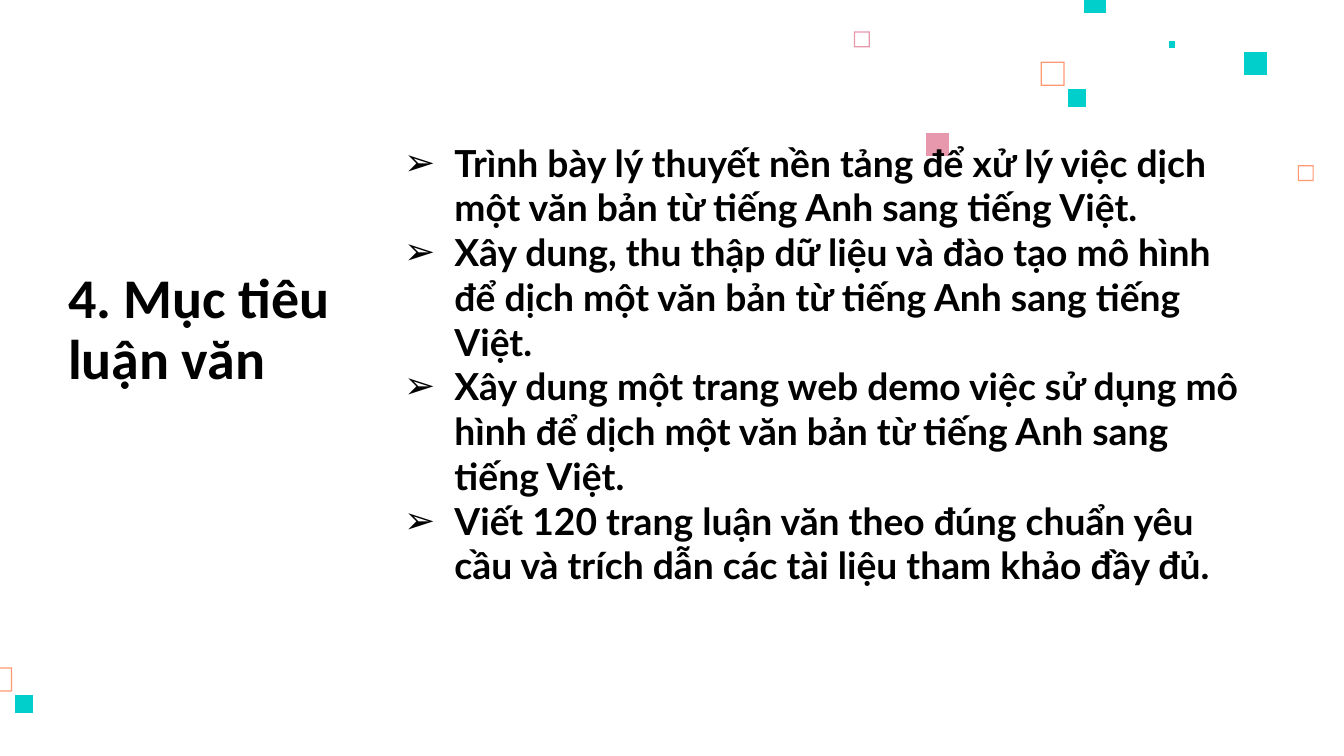
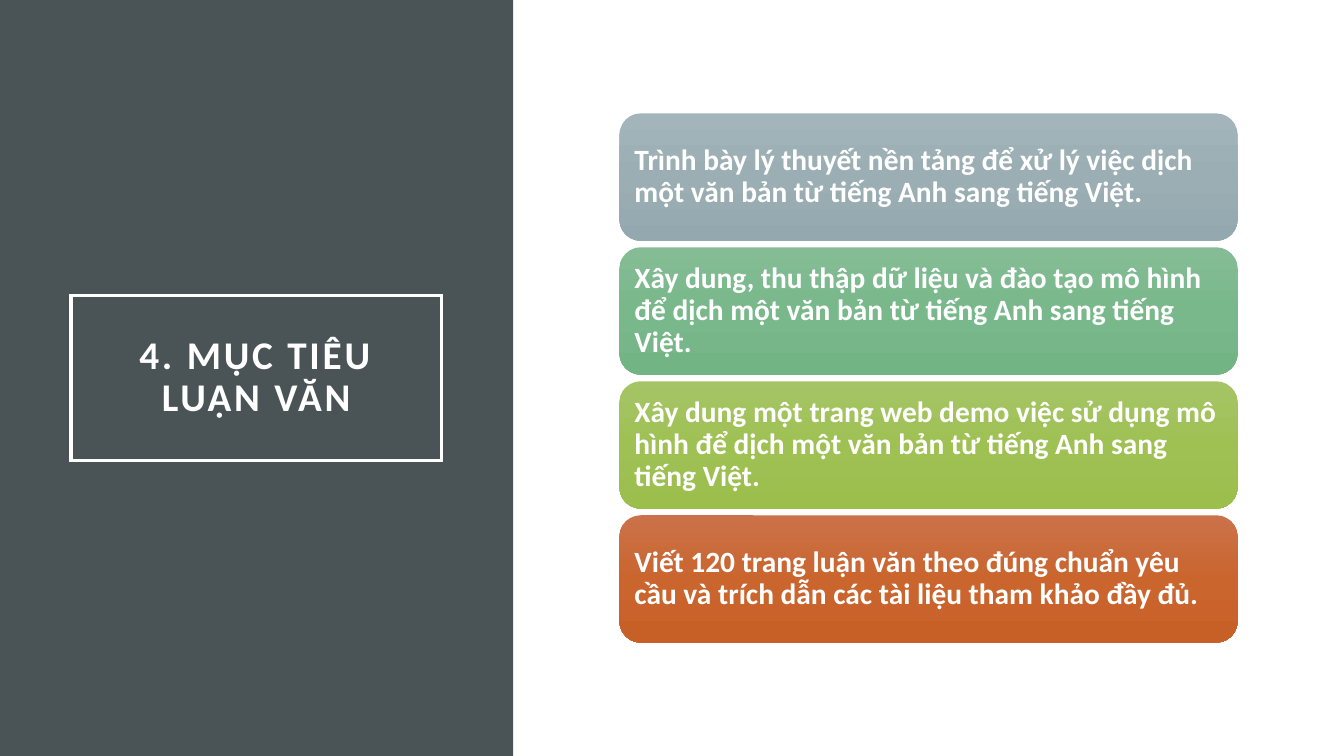
Before and after one commit to nmtri1912/kltn, a slide deck: slide 9 of Tài liệu/Presentation.pptx. Drawn at 1344x756 pixels with LibreOffice and Linux fonts; fonts in the diff are those of the drawing. Boxes give left, top, right and bottom in pixels: in the first picture for what was removed or moved away, otherwise in the second. Text is boxed around its words. In the diff, an @@ line names an element or a change of style, - is before the commit and + after.

Commit message:
update slide

```diff
--- a/Tài liệu/Presentation.pptx
+++ b/Tài liệu/Presentation.pptx
@@ rectangle added at [0,0,513,756], fill #4A5356 @@
@@ freeform shape removed at [1084,0,1107,13] @@
@@ freeform shape removed at [854,31,870,47] @@
@@ freeform shape removed at [1170,41,1177,47] @@
@@ freeform shape removed at [1244,52,1267,76] @@
@@ freeform shape removed at [1041,62,1065,86] @@
@@ freeform shape removed at [1068,90,1086,108] @@
@@ text removed at [454,144,1239,586] @@
-➢ Trình bày lý thuyết nền tảng để xử lý việc dịch một văn bản từ tiếng Anh sang tiếng Việt.
-➢ Xây dung, thu thập dữ liệu và đào tạo mô hình để dịch một văn bản từ tiếng Anh sang tiếng Việt.
-➢ Xây dung một trang web demo việc sử dụng mô hình để dịch một văn bản từ tiếng Anh sang tiếng Việt.
-➢ Viết 120 trang luận văn theo đúng chuẩn yêu cầu và trích dẫn các tài liệu tham khảo đầy đủ.
@@ freeform shape removed at [926,133,949,156] @@
@@ freeform shape removed at [1299,165,1315,181] @@
@@ title "4. MỤC TIÊU LUẬN VĂN": place and size @@
-title "4. MỤC TIÊU LUẬN VĂN" at [68,278,330,389]
+title "4. MỤC TIÊU LUẬN VĂN" at [71,295,442,461]
@@ title "4. MỤC TIÊU LUẬN VĂN" at [71,295,442,461]: vertical alignment bottom to middle; outline none to #FFFFFF 2.5 pt @@
@@ title at [139,336,370,418]: text changed; size 40 to 28 pt; text colour #000000 to #FFFFFF @@
-4. Mục tiêu luận văn
+4. MỤC TIÊU LUẬN VĂN
@@ group added at [620,113,1238,642]: 4 rounded rectangles, 4 texts @@
+Trình bày lý thuyết nền tảng để xử lý việc dịch một văn bản từ tiếng Anh sang tiếng Việt.
+Xây dung, thu thập dữ liệu và đào tạo mô hình để dịch một văn bản từ tiếng Anh sang tiếng Việt.
+Xây dung một trang web demo việc sử dụng mô hình để dịch một văn bản từ tiếng Anh sang tiếng Việt.
+Viết 120 trang luận văn theo đúng chuẩn yêu cầu và trích dẫn các tài liệu tham khảo đầy đủ.
@@ freeform shape removed at [0,667,12,692] @@
@@ freeform shape removed at [15,695,33,713] @@
```
Also in this commit, not shown: 15 other slides changed, 2 slides added, 2 slides removed, 2 other files.
